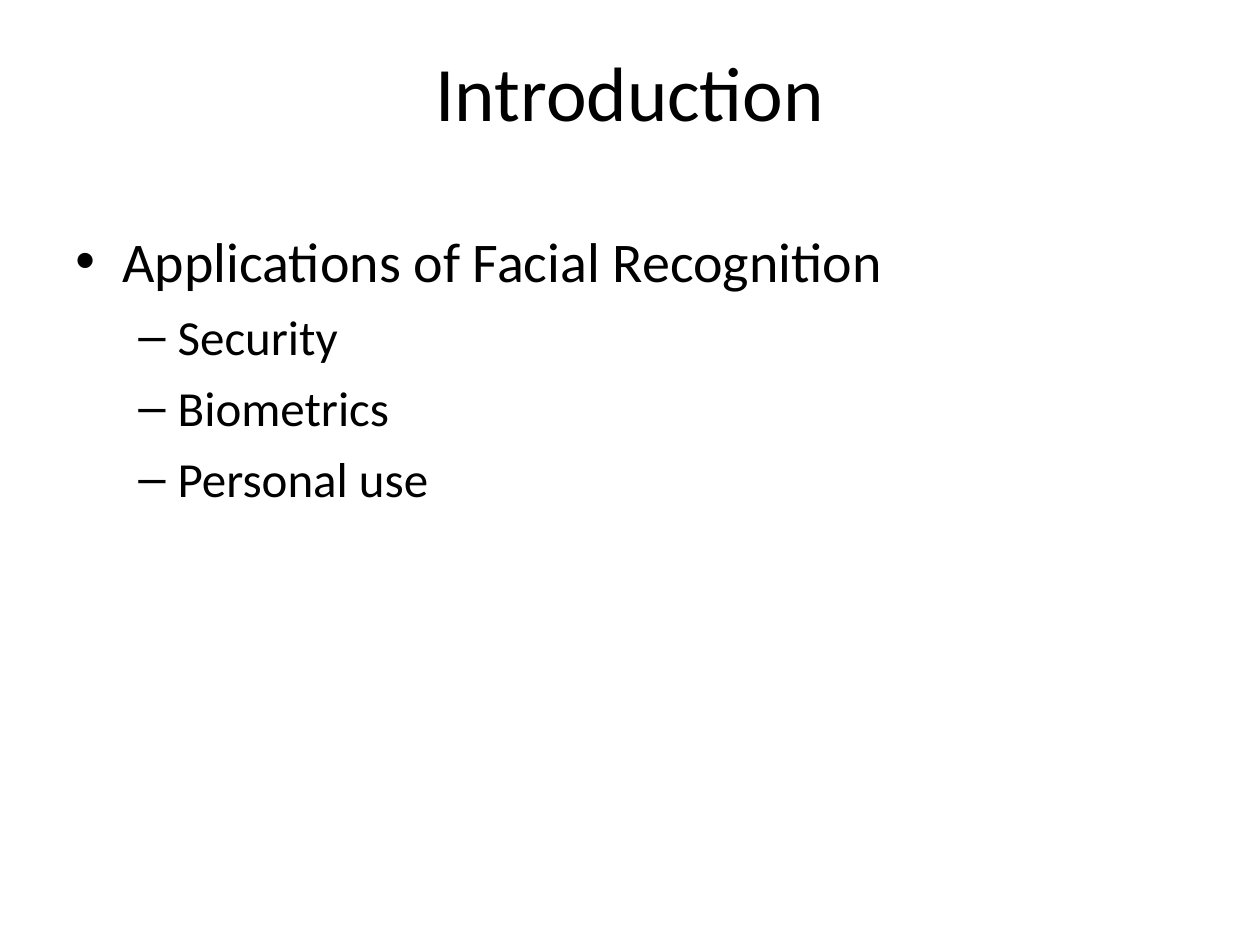
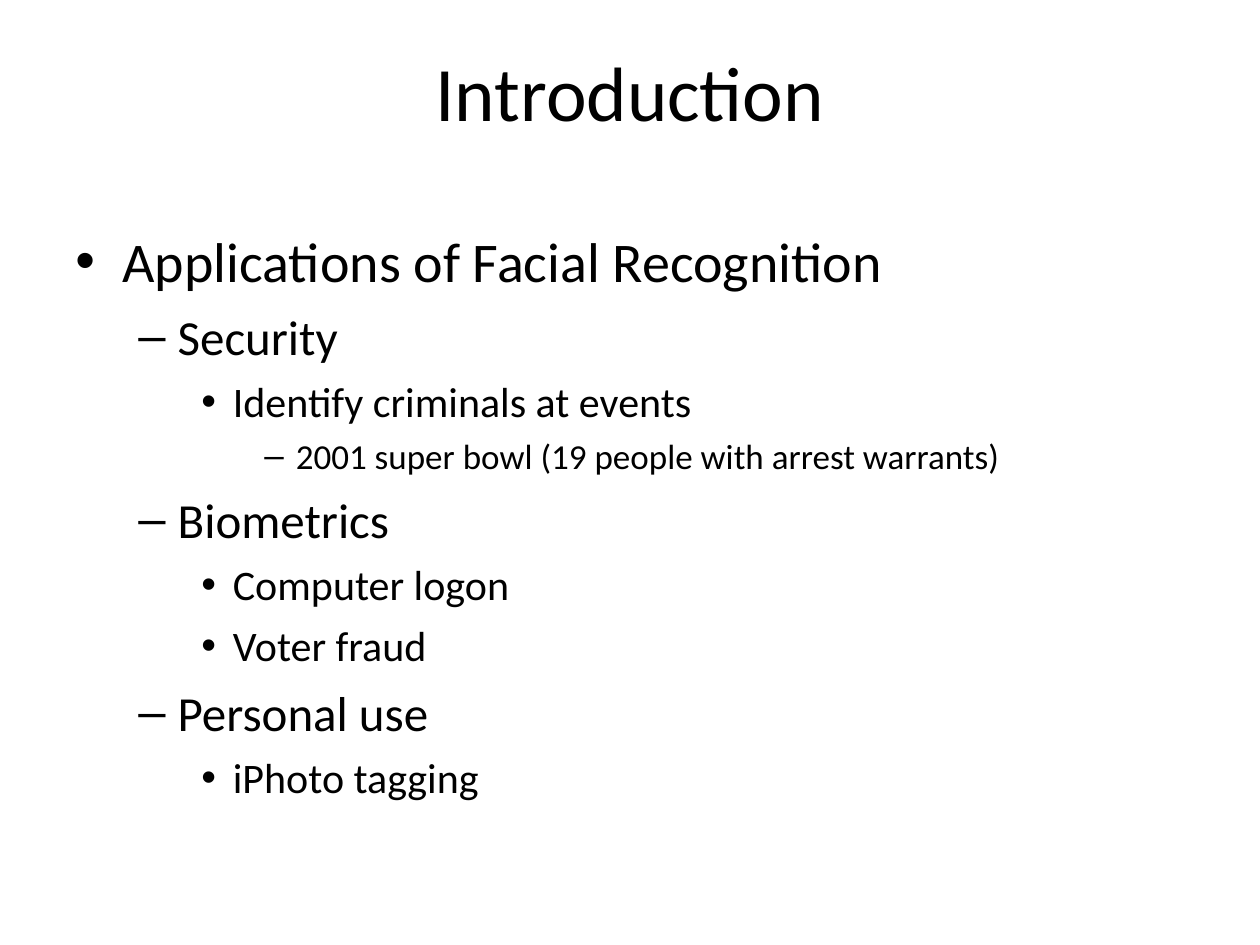
Before and after one commit to DavidHuie/cs151-eigenfaces, a slide deck: slide 2 of presentation/HRR_presentation.ppt. Drawn at 1260x945 pixels with LibreOffice and Linux fonts; fonts in the diff are those of the drawing. Boxes give left, top, right and bottom in pixels: in the first picture for what was removed or moved away, otherwise in the second. Text is boxed around its words. In the diff, an @@ line names an element or a change of style, - is before the commit and + after.

Commit message:
updated presentation

```diff
--- a/presentation/HRR_presentation.ppt
+++ b/presentation/HRR_presentation.ppt
@@ text at box(233, 387, 999, 475): paragraphs added @@
+    • Identify criminals at events
+      – 2001 super bowl (19 people with arrest warrants)
@@ text at box(233, 570, 509, 662): paragraphs added @@
+    • Computer logon
+    • Voter fraud
@@ text at box(233, 763, 479, 801): paragraph added @@
+    • iPhoto tagging
```
Also in this commit, not shown: 1 other slide changed.
